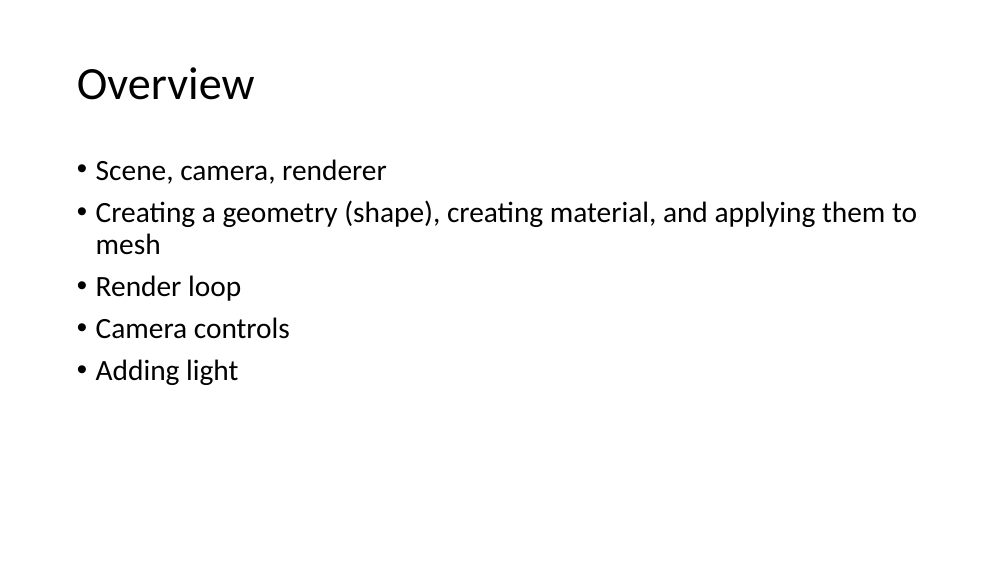
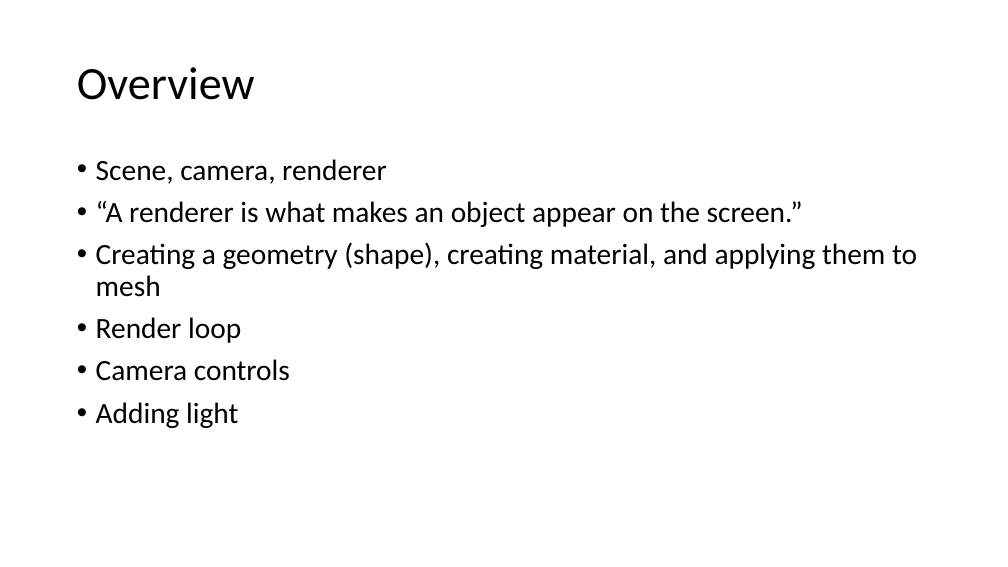
Before and after one commit to brookslobe/teachingchallenge, a slide deck: slide 5 of slides.pptx. Drawn at 1008x567 pixels with LibreOffice and Linux fonts; fonts in the diff are those of the drawing. Boxes give left, top, right and bottom in pixels: in the first picture for what was removed or moved away, otherwise in the second. Text is boxed around its words. In the diff, an @@ line names an element or a change of style, - is before the commit and + after.

```diff
--- a/slides.pptx
+++ b/slides.pptx
@@ text at (96, 201, 803, 227): paragraph added @@
+• “A renderer is what makes an object appear on the screen.”
```
Also in this commit, not shown: 1 slide removed, 2 other files.
